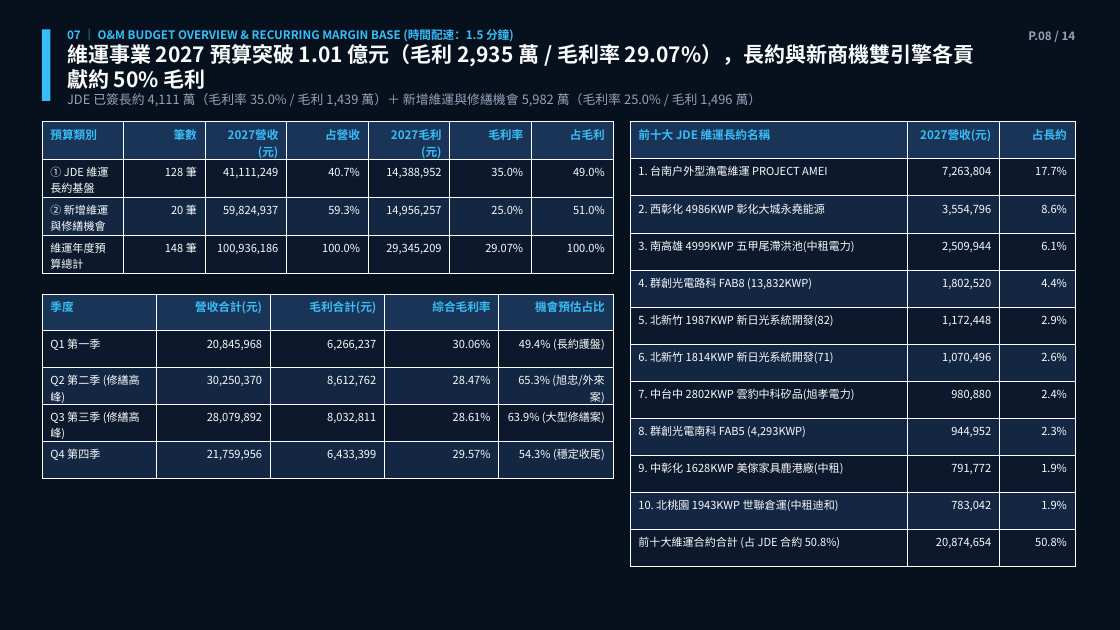
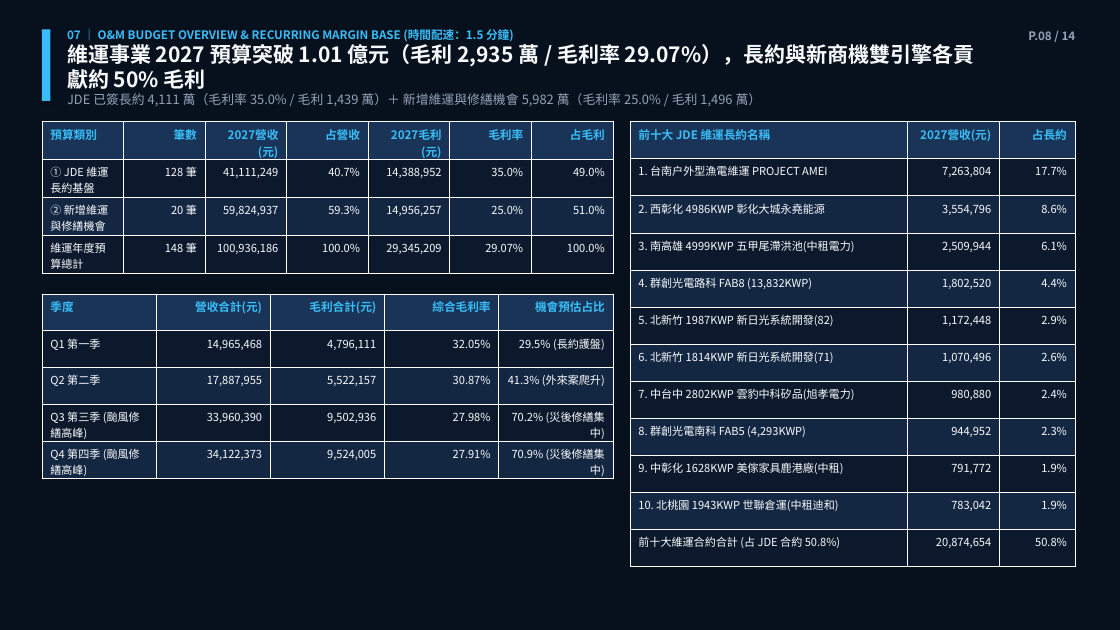
Before and after one commit to davidyeh51/acmepoint-fy2027-business-plan, a slide deck: slide 8 of FY2027_進金生南區暨維運商業計畫報告_董總決策版.pptx. Drawn at 1120x630 pixels with LibreOffice and Linux fonts; fonts in the diff are those of the drawing. Boxes give left, top, right and bottom in pixels: in the first picture for what was removed or moved away, otherwise in the second. Text is boxed around its words. In the diff, an @@ line names an element or a change of style, - is before the commit and + after.

```diff
--- a/FY2027_進金生南區暨維運商業計畫報告_董總決策版.pptx
+++ b/FY2027_進金生南區暨維運商業計畫報告_董總決策版.pptx
@@ table at (42,294,613,480) @@
-row 2: Q1 第一季 | 20,845,968 | 6,266,237 | 30.06% | 49.4% (長約護盤)
+row 2: Q1 第一季 | 14,965,468 | 4,796,111 | 32.05% | 29.5% (長約護盤)
-row 3: Q2 第二季 (修繕高峰) | 30,250,370 | 8,612,762 | 28.47% | 65.3% (旭忠/外來案)
+row 3: Q2 第二季 | 17,887,955 | 5,522,157 | 30.87% | 41.3% (外來案爬升)
-row 4: Q3 第三季 (修繕高峰) | 28,079,892 | 8,032,811 | 28.61% | 63.9% (大型修繕案)
+row 4: Q3 第三季 (颱風修繕高峰) | 33,960,390 | 9,502,936 | 27.98% | 70.2% (災後修繕集中)
-row 5: Q4 第四季 | 21,759,956 | 6,433,399 | 29.57% | 54.3% (穩定收尾)
+row 5: Q4 第四季 (颱風修繕高峰) | 34,122,373 | 9,524,005 | 27.91% | 70.9% (災後修繕集中)
```
Also in this commit, not shown: 2 other slides changed, 2 other files.
